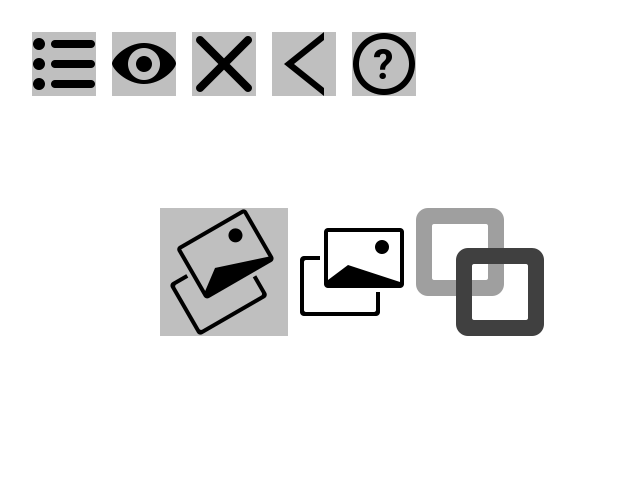
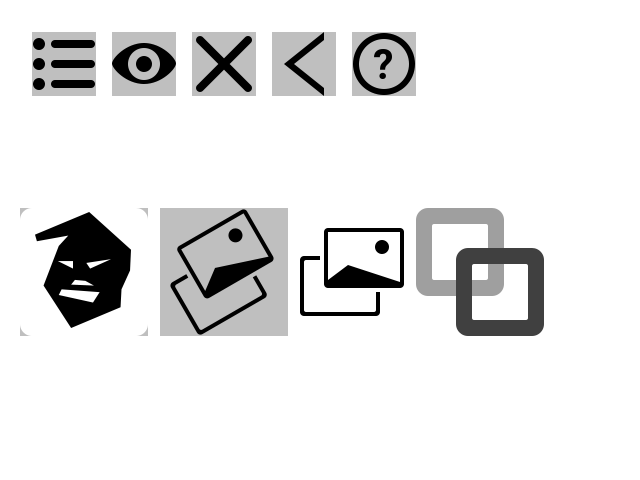
Two versions of the same layered image (640x480). Layer-by-layer changes:
added group "notify" with 3 layers above "settings" over [20, 208, 148, 336]
added layer "Shape 1" in group "notify" over [35, 212, 131, 328]
added layer "Rounded Rectangle 5" in group "notify" over [20, 208, 148, 336]
added layer "Layer 2" (25%) in group "notify" over [20, 208, 148, 336]
